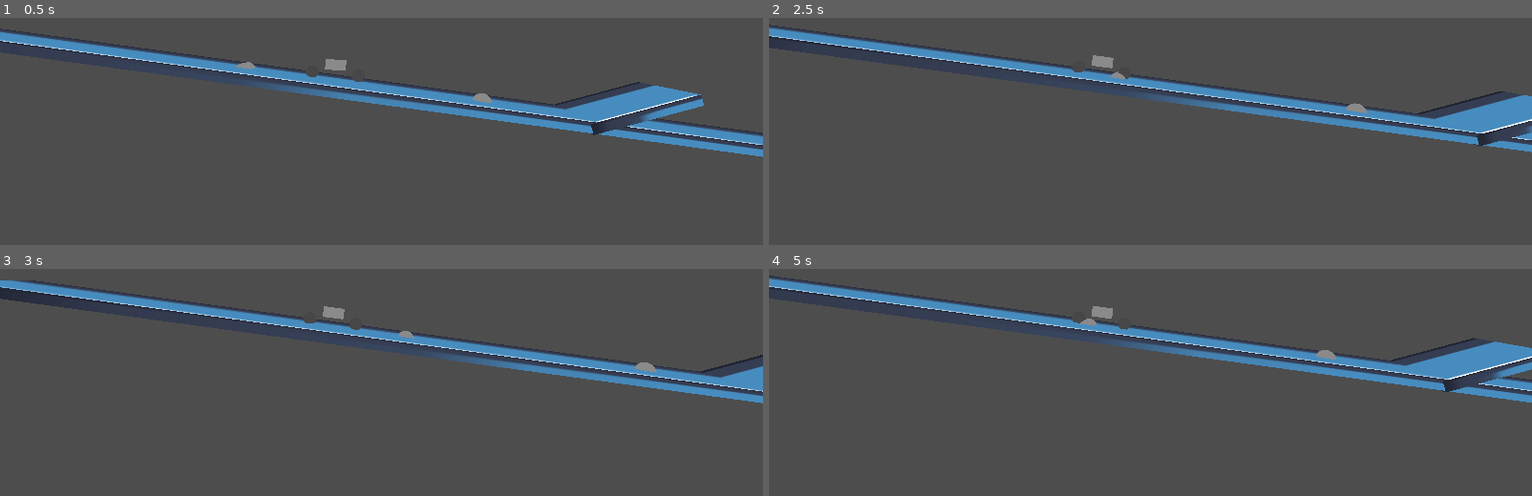
Above: before the commit, frames 1-4 (two rows, left to right).
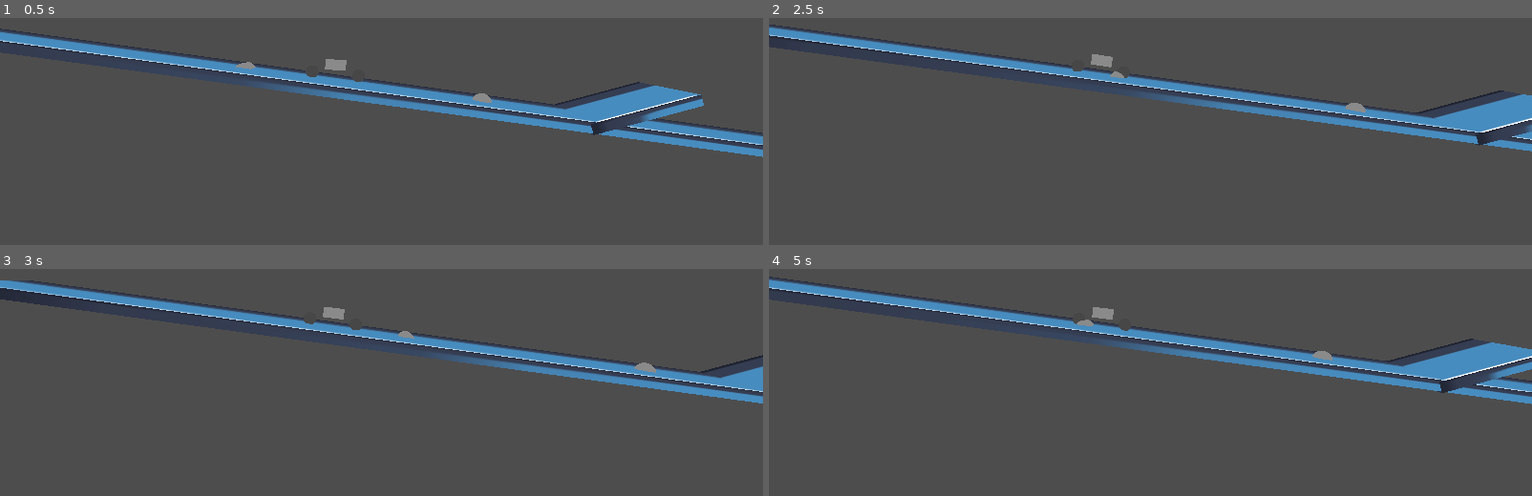
Above: after the commit, the same moments.

Repository: KyleSaki714/brackeysgamejam25-godotgame
Game: Godot game, scene res://World.tscn
Two runs of this game, one before a commit and one after it. Both use one fixed random seed, a clock stepped at 60 frames per second and the inputs below. The engine's default icon, where the game draws it, is replaced by a stand-in: a white triangle on a blue panel in a dark square.
Inputs:
- Up to frame 1 (0.5 s): no input
- Up to frame 2 (2.5 s): hold Right (tilt right) 0.53-1.28 s; hold S (backward) 1.28-2.03 s; hold Right (tilt right) from 2.03 s (still down)
- Up to frame 3 (3 s): release Right (tilt right) at 2.78 s; hold Up (forward) from 2.78 s (still down)
- Up to frame 4 (5 s): release Up (forward) at 3.53 s; hold Left (tilt left) from 3.53 s (still down)

Frame 1 is identical in both runs. In frame 2, 2.2% of the frame differs, in the area x 0-100%, y 2-60%; in frame 3, 1.2%; in frame 4, 3.1%.

Commit message:
add bike tilt

Diff:
--- a/Bike.gd
+++ b/Bike.gd
@@ -2,6 +2,16 @@
 
 @export var MAX_STEER = 0.9
 @export var ENGINE_POWER = 300 # max horsepower
+@export var _torquePower = 2
+
+#enum {
+	#COASTING,
+	#DRIVING
+#}
 
 func _physics_process(delta: float):
 	engine_force = Input.get_axis("backward", "forward") * ENGINE_POWER
+
+	var torqueConstant = Input.get_axis("tilt left", "tilt right") * _torquePower * -1
+	#print(PhysicsServer3D.body_get_direct_state(get_rid()).inverse_inertia)
+	apply_torque(transform.basis.z * torqueConstant)
--- a/GameCamera.gd
+++ b/GameCamera.gd
@@ -6,6 +6,6 @@
 
 func _process(delta: float) -> void:
 	var newCamPos = global_position.move_toward(_follow_target.global_position, _camSpeed)
-	print(newCamPos)
+	#print(newCamPos)
 	global_position = newCamPos
 	#look_at(_look_target.global_position)
--- a/World.tscn
+++ b/World.tscn
@@ -92,9 +92,10 @@
 axis_lock_linear_z = true
 axis_lock_angular_x = true
 axis_lock_angular_y = true
-mass = 7.0
+mass = 10.075
 physics_material_override = SubResource("PhysicsMaterial_q1e04")
 script = ExtResource("2_q0epj")
+_torquePower = 150
 
 [node name="MeshInstance3D" type="MeshInstance3D" parent="Bike"]
 transform = Transform3D(1, 0, 0, 0, 1, 0, 0, 0, 1, 0, 0.950065, 0)
@@ -126,6 +127,9 @@
 transform = Transform3D(1, 0, 0, 0, 1, 0, 0, 0, 1, 4.26414, 4.57778, 45.572)
 
 [node name="CamLookTarget" type="Node3D" parent="Bike"]
+
+[node name="test" type="Node3D" parent="Bike"]
+transform = Transform3D(1, 0, 0, 0, 1, 0, 0, 0, 1, -0.936092, 0, 0)
 
 [node name="WorldEnvironment" type="WorldEnvironment" parent="."]
 environment = SubResource("Environment_3mh0e")
